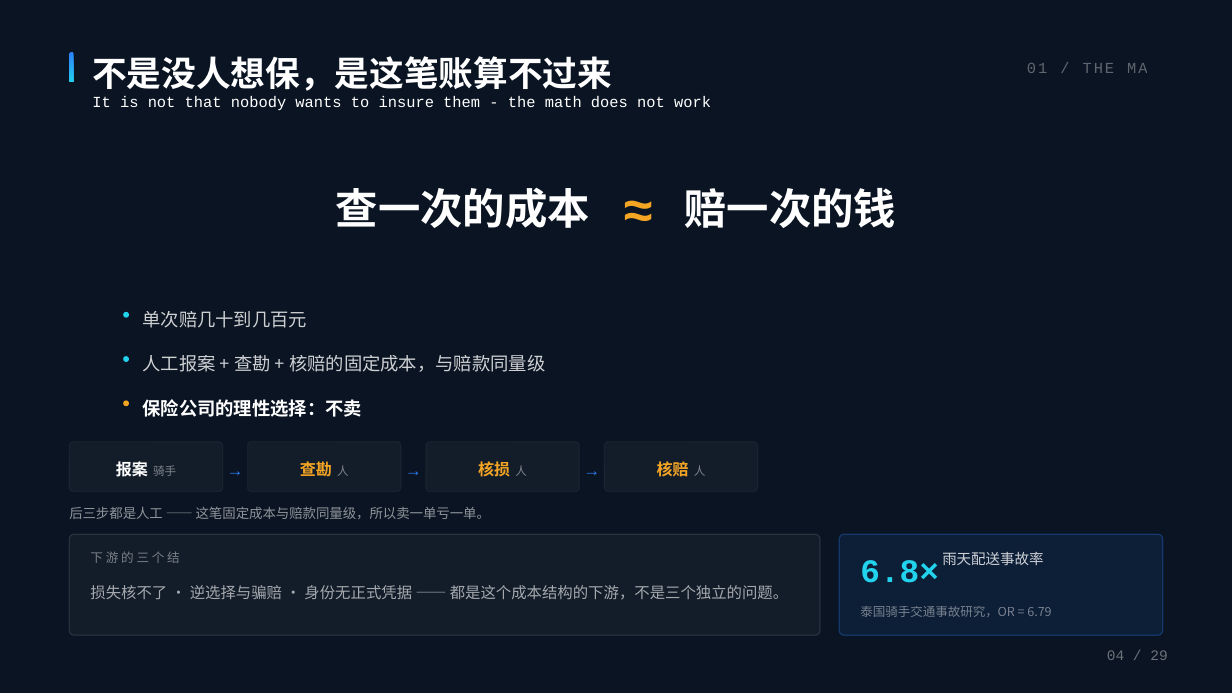
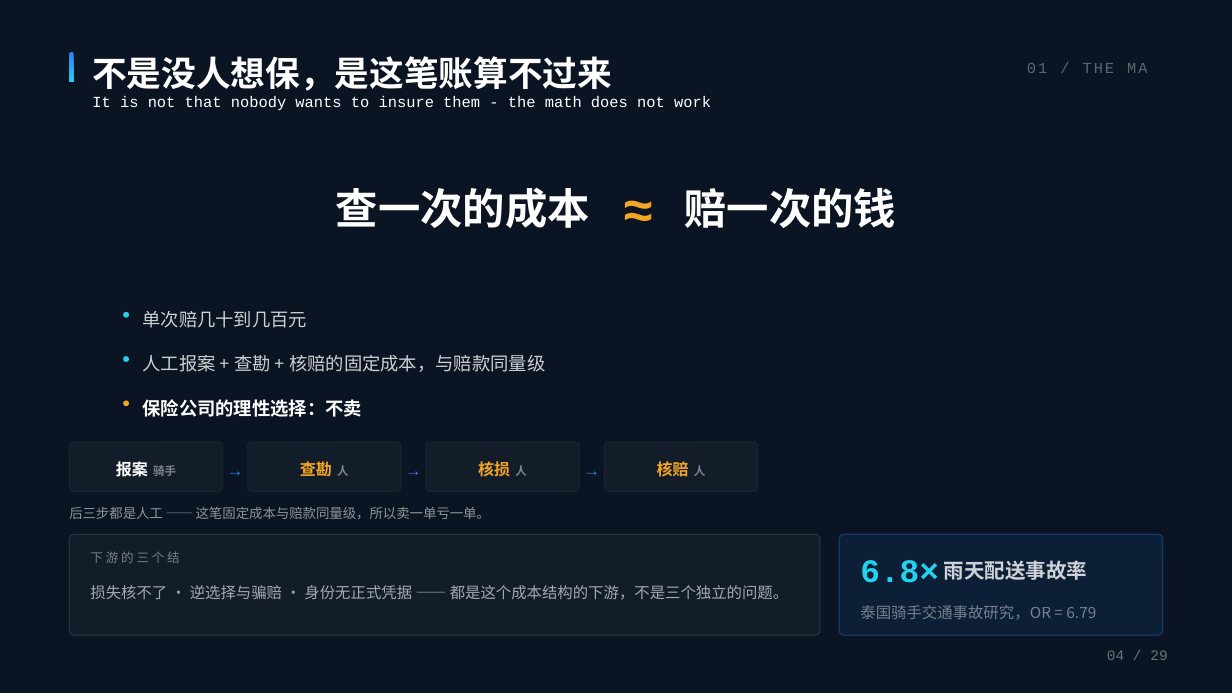
Before and after one commit to BruceLeezh/rainproof-pro, a slide deck: slide 5 of 01-参赛材料/交付物/PPT/神麻组-雨证-路演PPT-答辩版-2026-10-28.pptx (slide 4 before the commit). Drawn at 1232x693 pixels with LibreOffice and Linux fonts; fonts in the diff are those of the drawing. Boxes give left, top, right and bottom in pixels: in the first picture for what was removed or moved away, otherwise in the second. Text is boxed around its words. In the diff, an @@ line names an element or a change of style, - is before the commit and + after.

```diff
--- a/01-参赛材料/交付物/PPT/神麻组-雨证-路演PPT-答辩版-2026-10-28.pptx
+++ b/01-参赛材料/交付物/PPT/神麻组-雨证-路演PPT-答辩版-2026-10-28.pptx
@@ text "报案 骑手" at <box>116,459,176,480</box>: bold on in "骑手" @@
@@ bold on in "人" in 3 elements at <box>300,461,349,476</box>, <box>478,461,527,477</box>, <box>657,461,706,477</box> @@
@@ text "雨天配送事故率": place and size @@
-text "雨天配送事故率" at <box>942,552,1043,565</box>
+text "雨天配送事故率" at <box>944,560,1087,580</box>
@@ text "雨天配送事故率" at <box>944,560,1087,580</box>: size 11.2 to 16 pt, bold on @@
@@ text "泰国骑手交通事故研究，OR = 6.79" at <box>860,605,1096,619</box>: size 9.8 to 12 pt @@
```
Also in this commit, not shown: 7 other slides changed, 53 other files.
